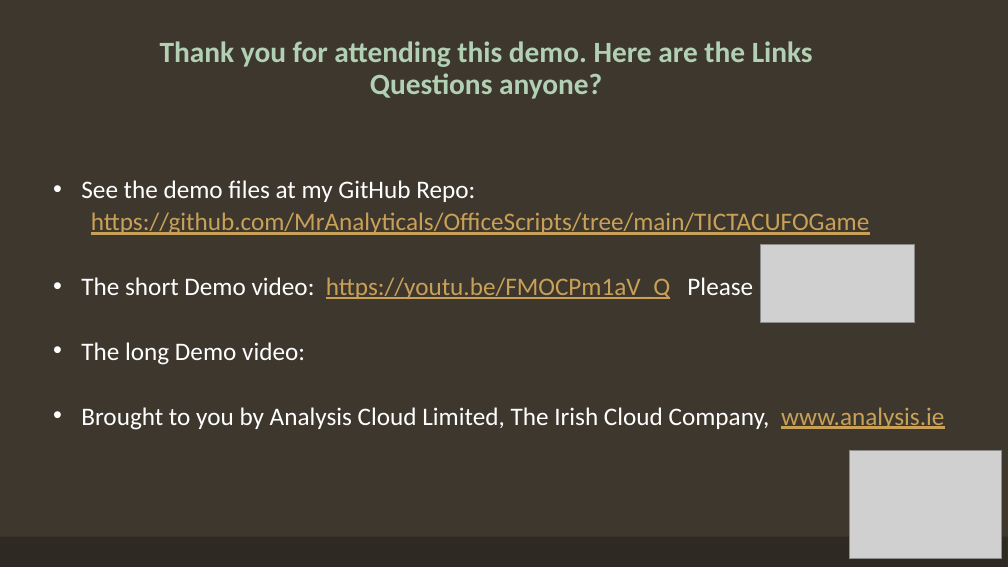
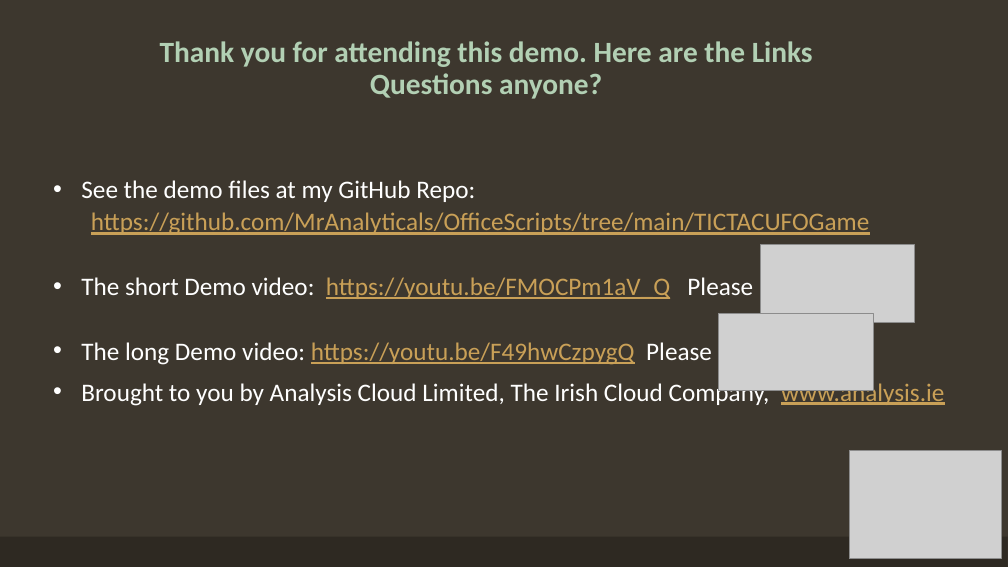
Before and after one commit to MrAnalyticals/OfficeScripts, a slide deck: slide 9 of TICTACUFOGame/TICTAC UFO Office Scripts Game.pptx. Drawn at 1008x567 pixels with LibreOffice and Linux fonts; fonts in the diff are those of the drawing; grey boxes stand for pictures. Boxes give left, top, right and bottom in pixels: in the first picture for what was removed or moved away, otherwise in the second. Text is boxed around its words. In the diff, an @@ line names an element or a change of style, - is before the commit and + after.

```diff
--- a/TICTACUFOGame/TICTAC UFO Office Scripts Game.pptx
+++ b/TICTACUFOGame/TICTAC UFO Office Scripts Game.pptx
@@ picture added at (x1=718, y1=313, x2=873, y2=390) @@
@@ text at (x1=81, y1=342, x2=712, y2=365): text changed; text colour #FFFFFF to #C9A057 @@
-• The long Demo video:
+• The long Demo video: https://youtu.be/F49hwCzpygQ Please
```
Also in this commit, not shown: 1 other slide changed.
